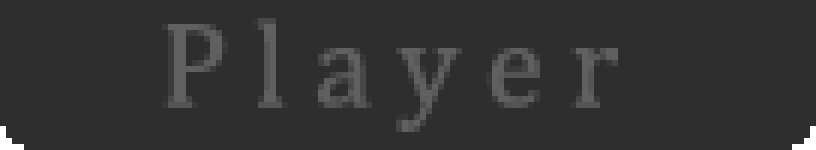
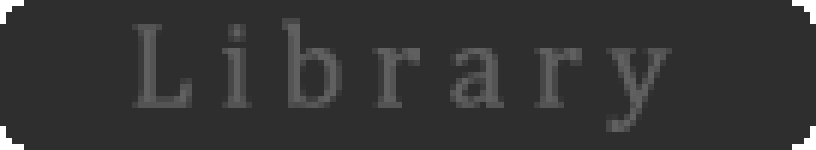
Layer changes from the first (816, 150) image to the second:
hid "P l a y e r" over [left=162, top=18, right=618, bottom=132]
showed "L i b r a r y" over [left=132, top=18, right=672, bottom=132]
painted on "Calque 5" over [left=0, top=0, right=816, bottom=24]
